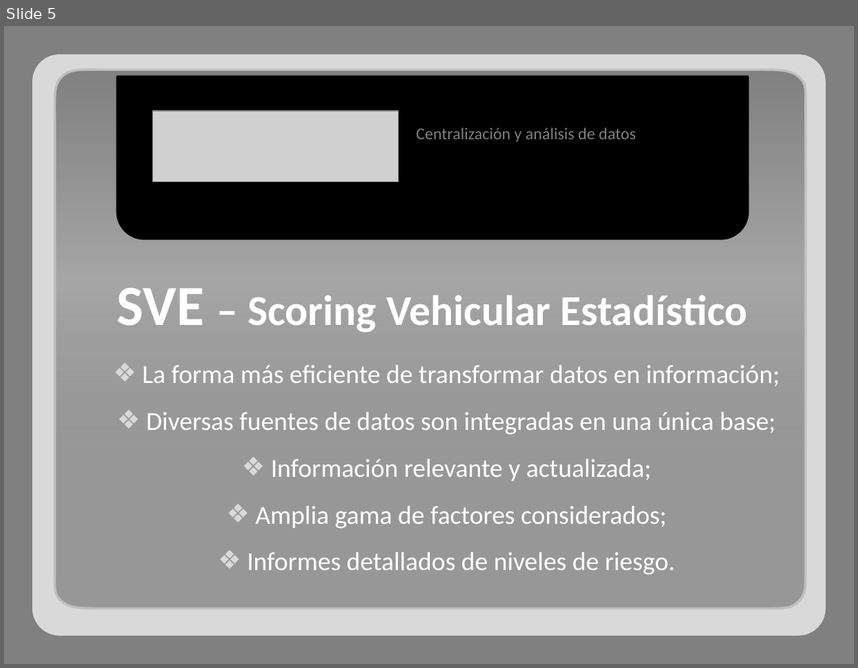
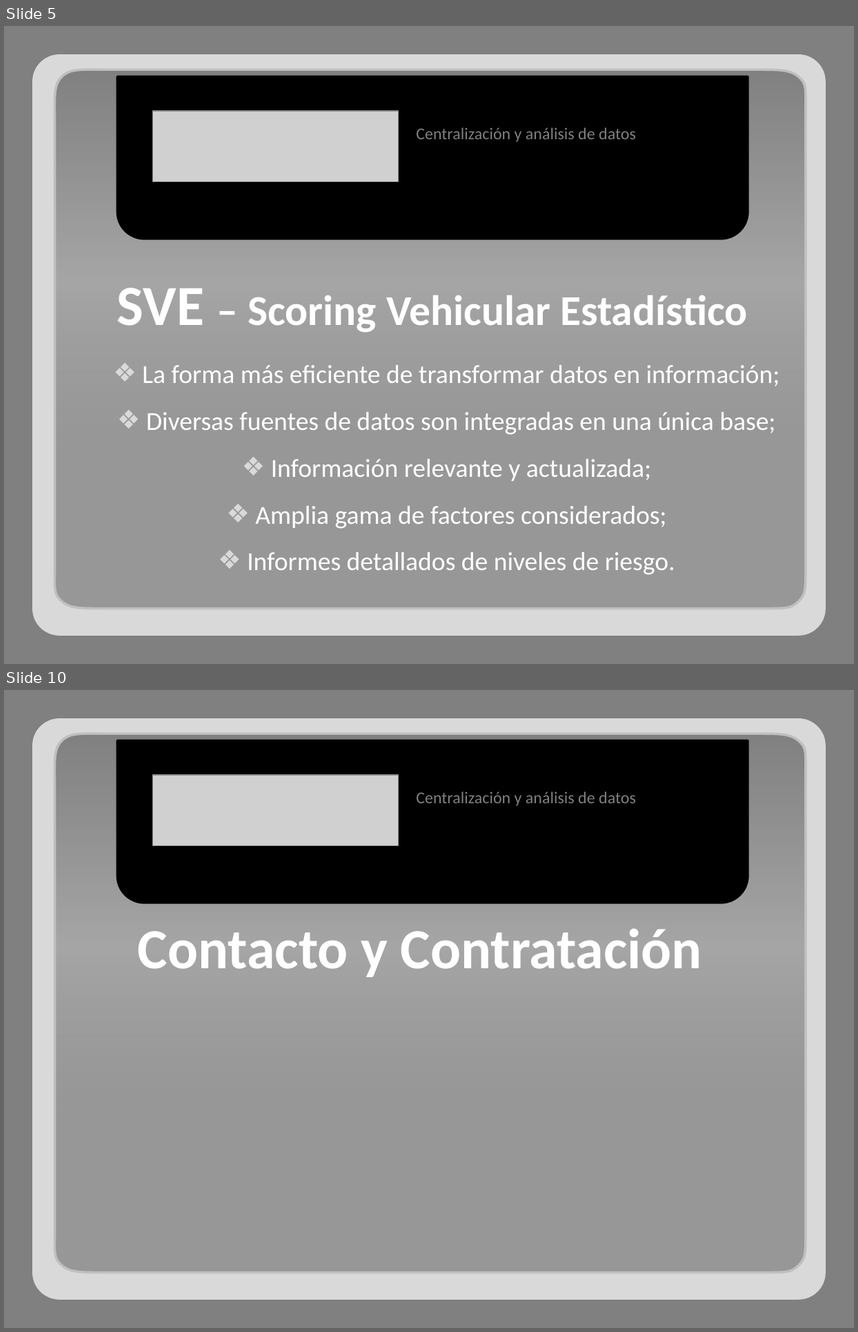
Before and after one commit to adrianachelotti/tallerdesarrollo1ero2011, a slide deck: Presentacion/Comercial/Presentacion Comercial.pptx. Shown one above the other, each under a label of ours: slide 5 before the commit, slides 5 and 10 after it; the slides between them are not shown. The pictures are 858x668 and 858x1332 pixels, drawn with LibreOffice and Linux fonts; fonts in the diff are those of the drawing; grey boxes stand for pictures. Boxes give left, top, right and bottom in pixels: in the first picture for what was removed or moved away, otherwise in the second. Text is boxed around its words. In the diff, an @@ line names an element or a change of style, - is before the commit and + after.

```diff
--- a/Presentacion/Comercial/Presentacion Comercial.pptx
+++ b/Presentacion/Comercial/Presentacion Comercial.pptx
@@ slide 10 added at (4,690,854,1328), background #808080 @@
@@ freeform shape added at (53,733,806,1272), fill gradient #808080 to #A6A6A6, outline #BFBFBF 2 pt @@
@@ round same rect added at (117,741,748,903), fill #000000, outline #000000 2 pt @@
@@ picture added at (153,775,399,845) @@
@@ text added at (416,791,636,806), 14 pt, text #808080 @@
+Centralización y análisis de datos
@@ text added at (138,928,702,977), 48 pt, text #FFFFFF, bold @@
+Contacto y Contratación
@@ group added at (32,718,826,1299): 5 rounded rectangles @@
```
Also in this commit, not shown: 2 slides changed, 3 other slides added.
